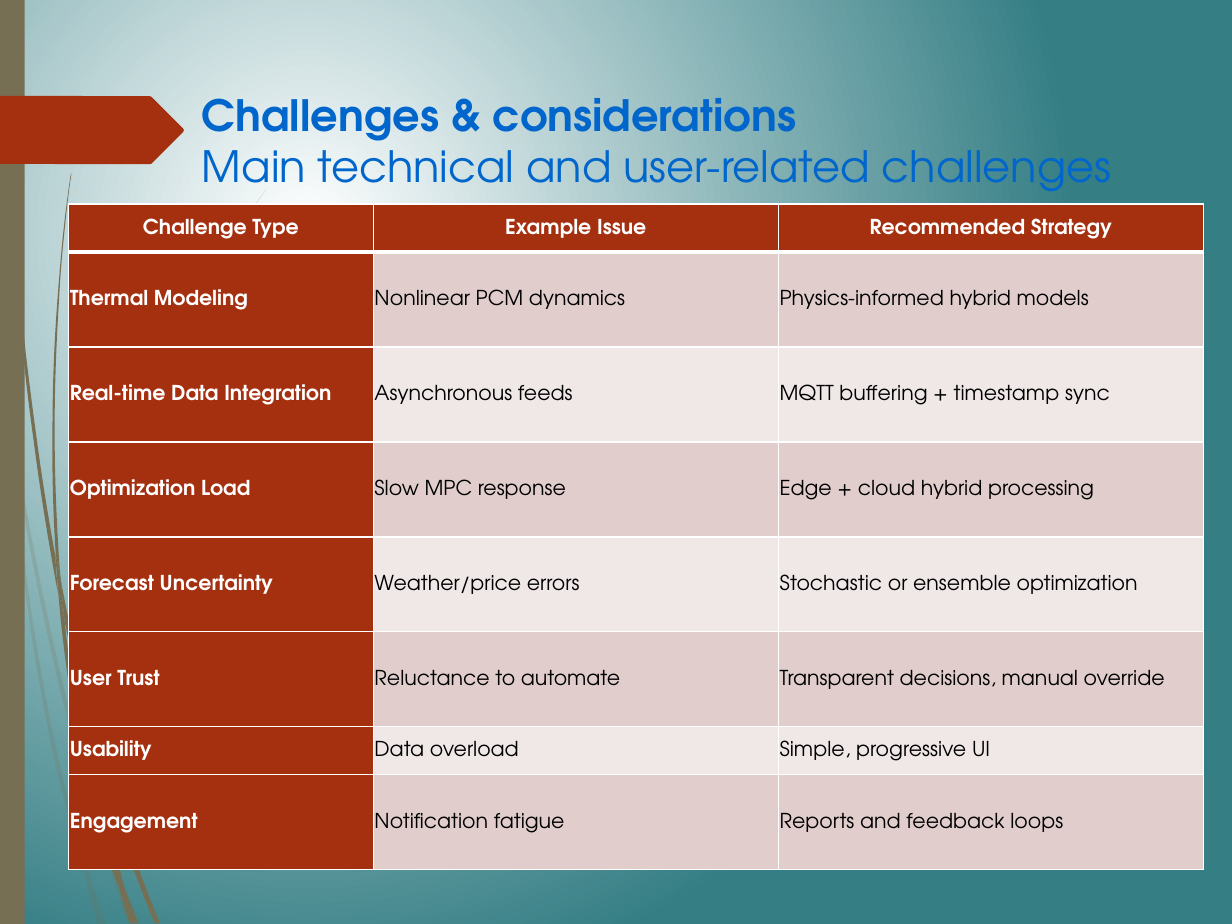
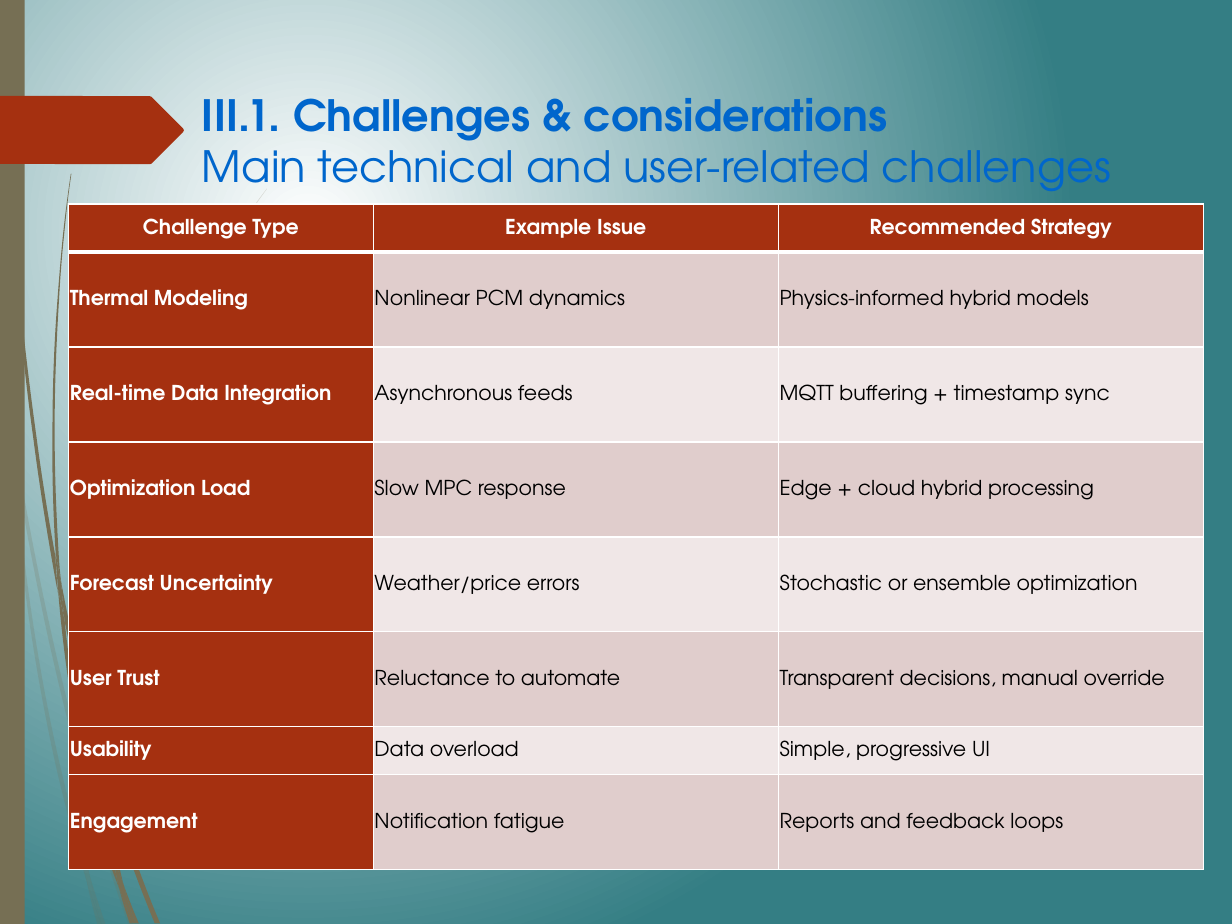
Before and after one commit to thanqminh/thanqminh.com, a slide deck: slide 13 of files/minh.pptx. Drawn at 1232x924 pixels with LibreOffice and Linux fonts; fonts in the diff are those of the drawing. Boxes give left, top, right and bottom in pixels: in the first picture for what was removed or moved away, otherwise in the second. Text is boxed around its words. In the diff, an @@ line names an element or a change of style, - is before the commit and + after.

```diff
--- a/files/minh.pptx
+++ b/files/minh.pptx
@@ text at <box>202,84,888,149</box>: text changed @@
-Challenges & considerations
+III.1. Challenges & considerations
```
Also in this commit, not shown: 11 other slides changed, 1 slide added.
